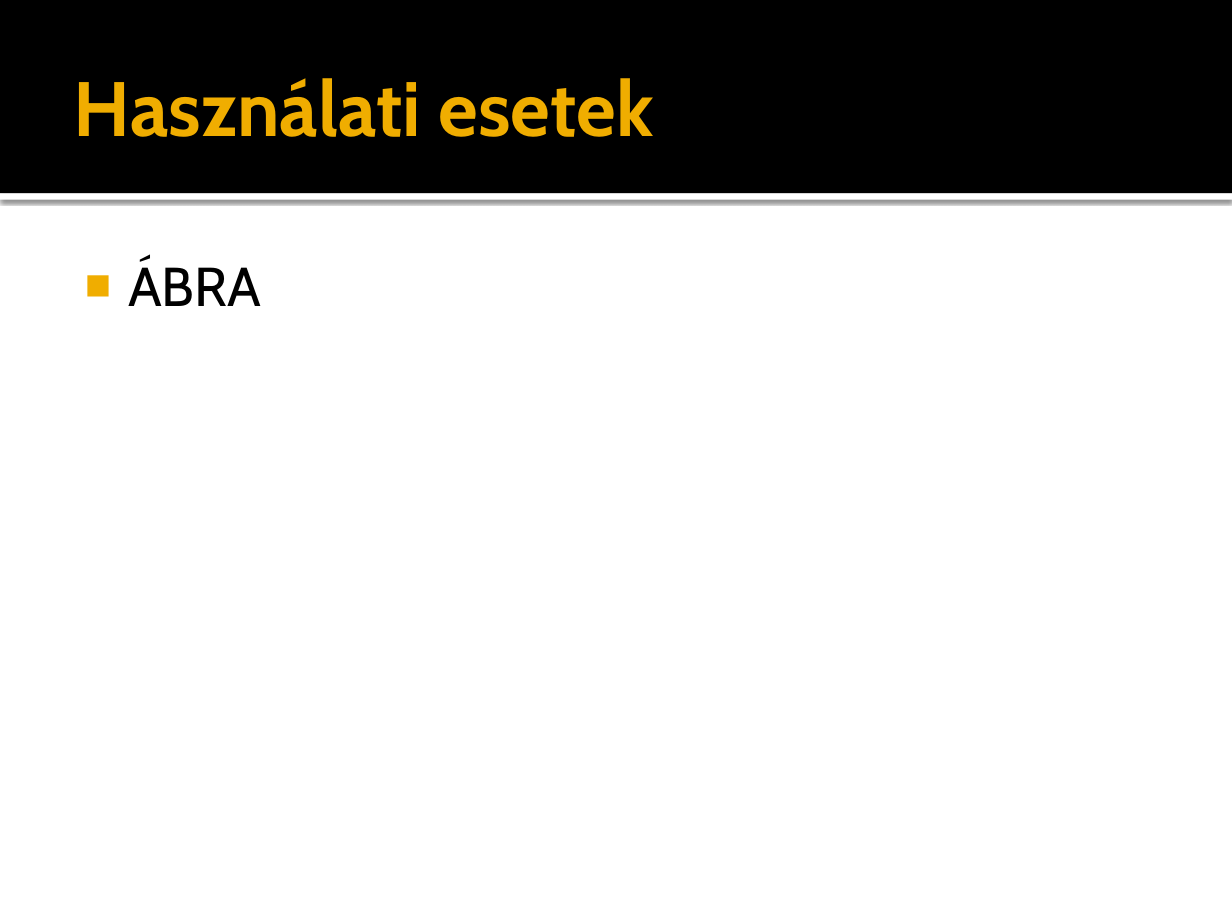
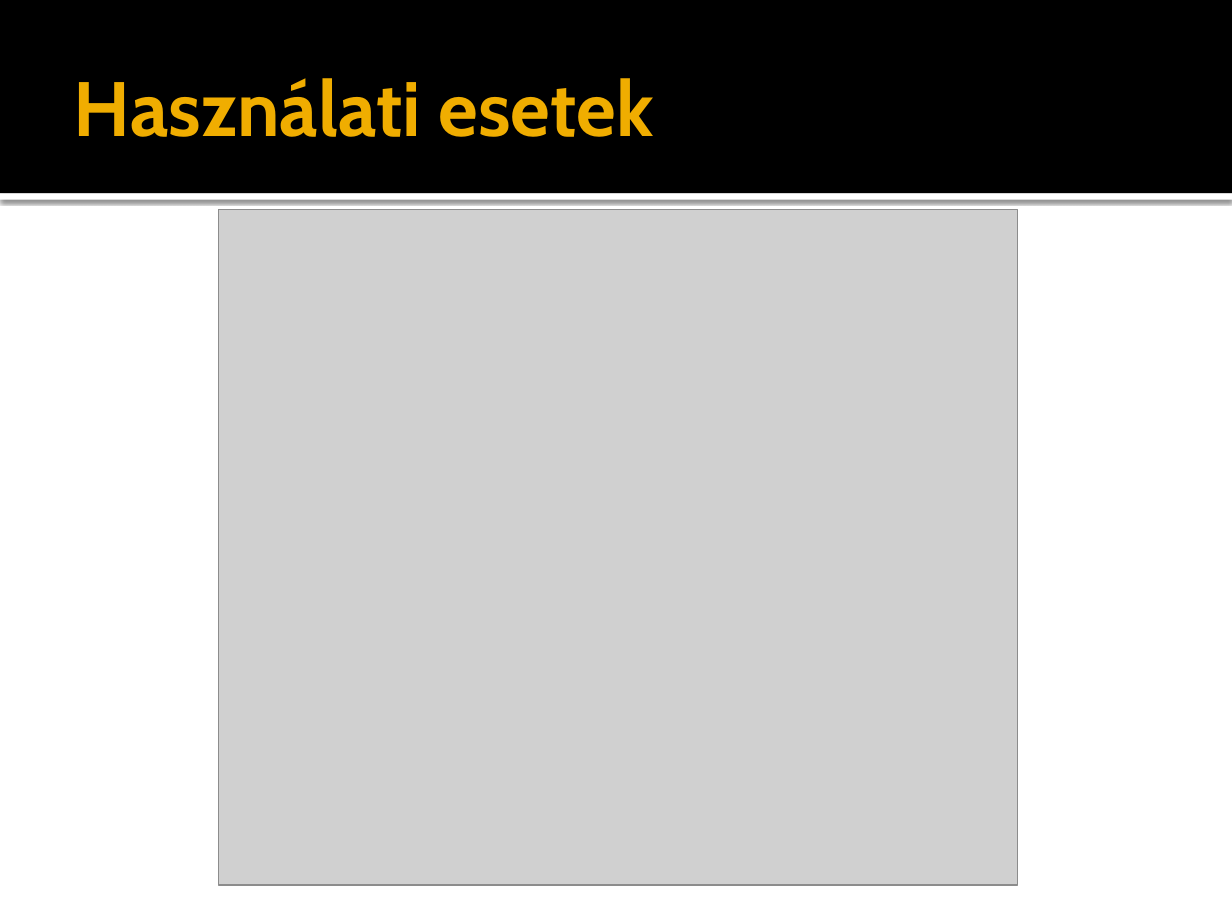
Before and after one commit to zkiss/series-portal, a slide deck: slide 4 of doc/03 prezentacio/prezentacio.pptx (slide 5 before the commit). Drawn at 1232x924 pixels with LibreOffice and Linux fonts; fonts in the diff are those of the drawing; grey boxes stand for pictures. Boxes give left, top, right and bottom in pixels: in the first picture for what was removed or moved away, otherwise in the second. Text is boxed around its words. In the diff, an @@ line names an element or a change of style, - is before the commit and + after.

```diff
--- a/doc/03 prezentacio/prezentacio.pptx
+++ b/doc/03 prezentacio/prezentacio.pptx
@@ picture added at (218,209,1018,885) @@
@@ text removed at (128,259,261,306) @@
-■ ÁBRA
```
Also in this commit, not shown: 4 other slides changed, 1 slide added, 2 slides removed.
